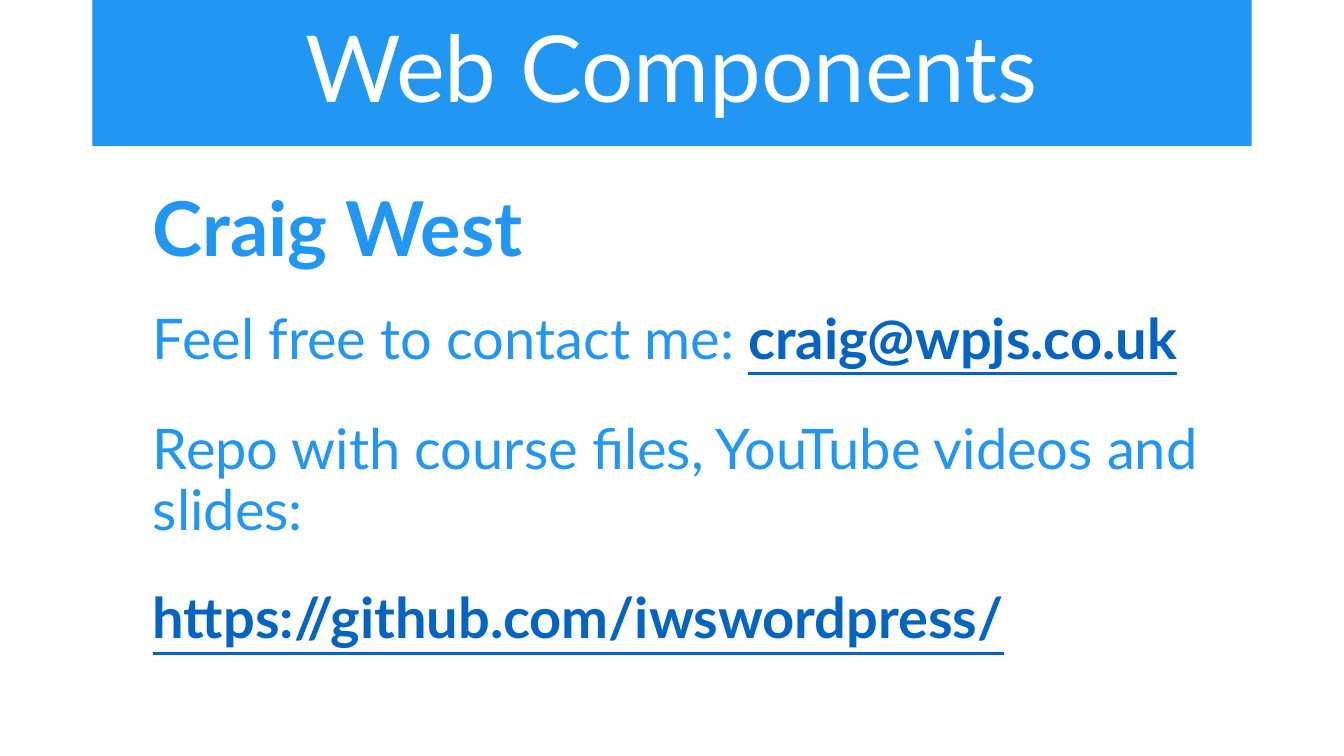
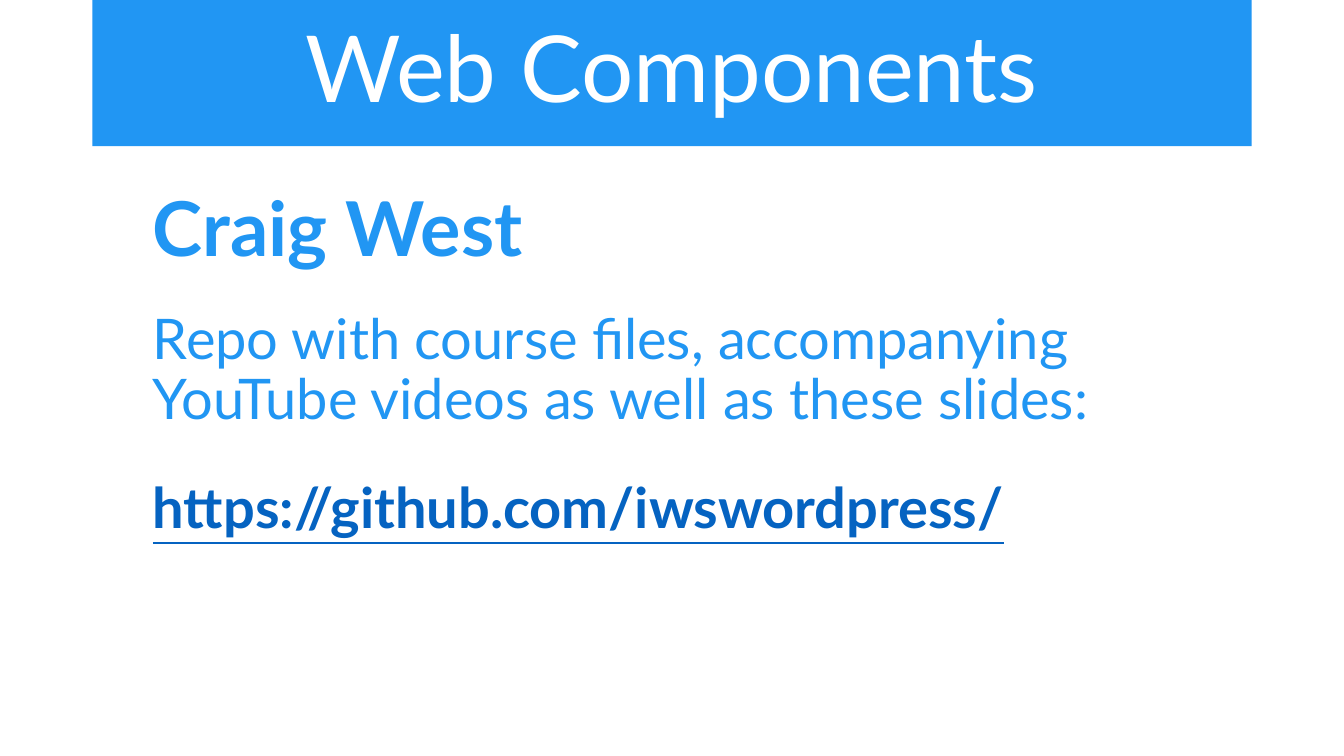
Before and after one commit to iwswordpress/WebComponents, a slide deck: slide 1 of webcomponents.pptx. Drawn at 1344x756 pixels with LibreOffice and Linux fonts; fonts in the diff are those of the drawing. Boxes give left, top, right and bottom in pixels: in the first picture for what was removed or moved away, otherwise in the second. Text is boxed around its words. In the diff, an @@ line names an element or a change of style, - is before the commit and + after.

Commit message:
edit ppt

```diff
--- a/webcomponents.pptx
+++ b/webcomponents.pptx
@@ text at (x1=153, y1=317, x2=1088, y2=420): text changed @@
-  Feel free to contact me: craig@wpjs.co.uk
-  Repo with course files, YouTube videos and slides:
+  Repo with course files, accompanying YouTube videos as well as these slides:
```
Also in this commit, not shown: 3 other slides changed, 2 slides added, 1 other file.
